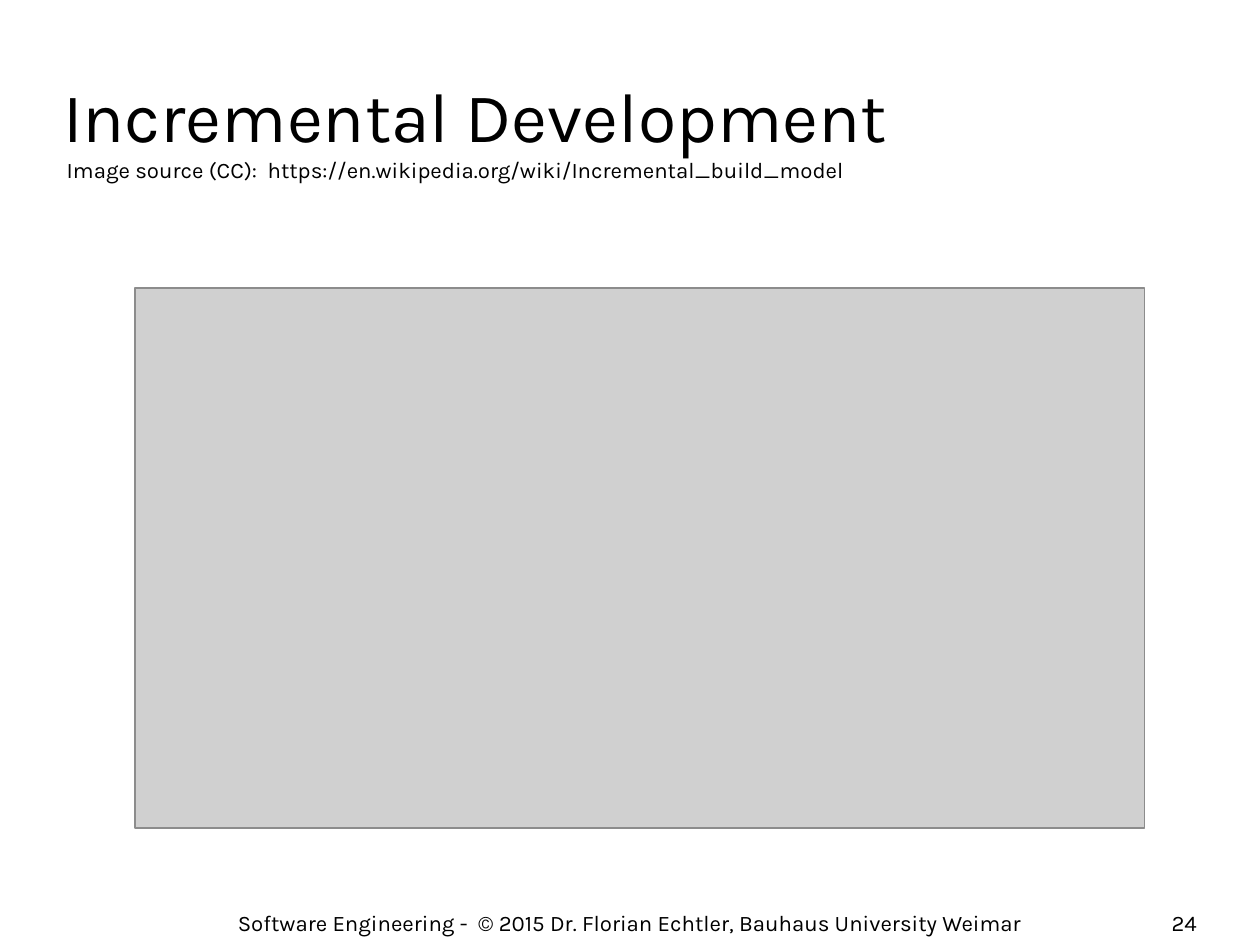
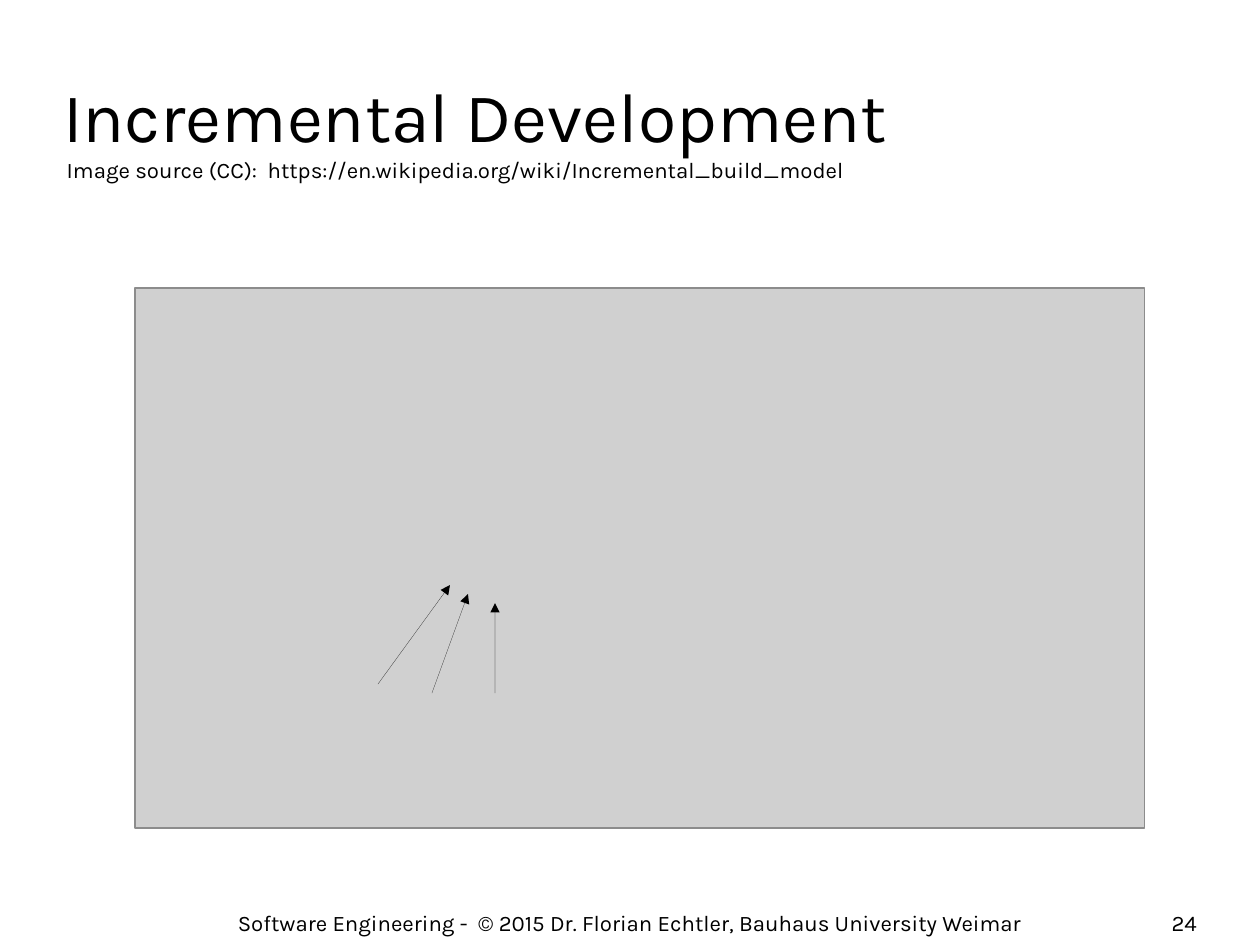
Before and after one commit to floe/software-engineering, a slide deck: slide 24 of 03-software-processes.odp. Drawn at 1260x945 pixels with LibreOffice and Linux fonts; fonts in the diff are those of the drawing; grey boxes stand for pictures; background and template pictures are left out. Boxes give left, top, right and bottom in pixels: in the first picture for what was removed or moved away, otherwise in the second. Text is boxed around its words. In the diff, an @@ line names an element or a change of style, - is before the commit and + after.

```diff
--- a/03-software-processes.odp
+++ b/03-software-processes.odp
@@ arrow added from (378, 684) to (450, 585), #000000 0 pt @@
@@ arrow added from (432, 693) to (468, 595), #000000 0 pt @@
@@ arrow added from (495, 693) to (495, 604), #000000 0 pt @@
```
Also in this commit, not shown: 1 other slide changed, 1 other file.
